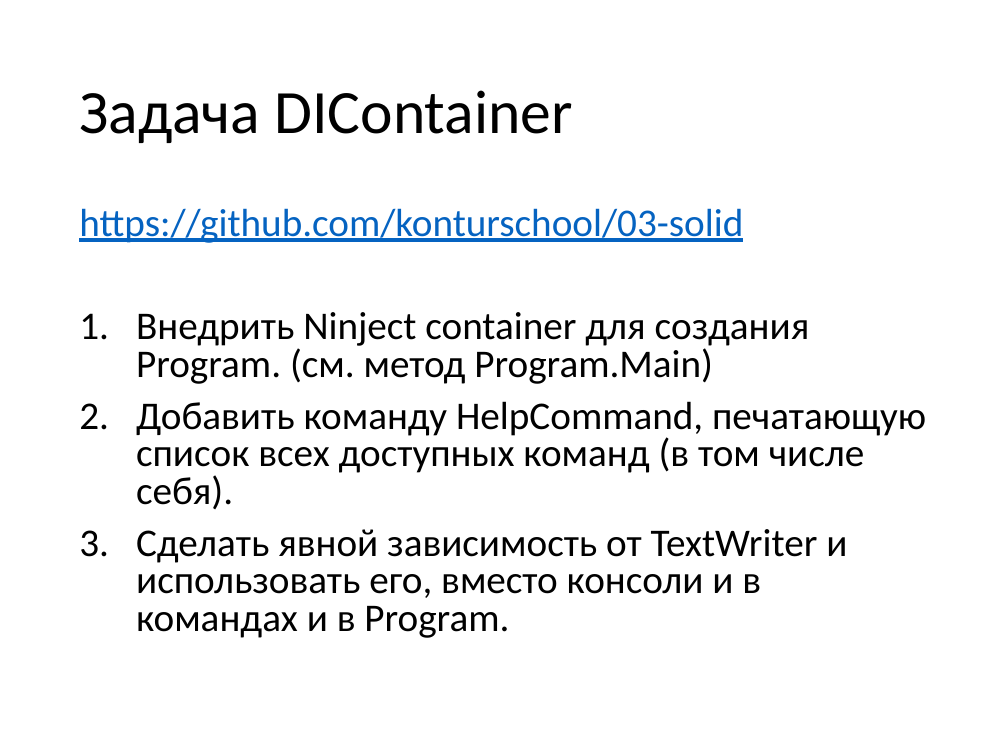
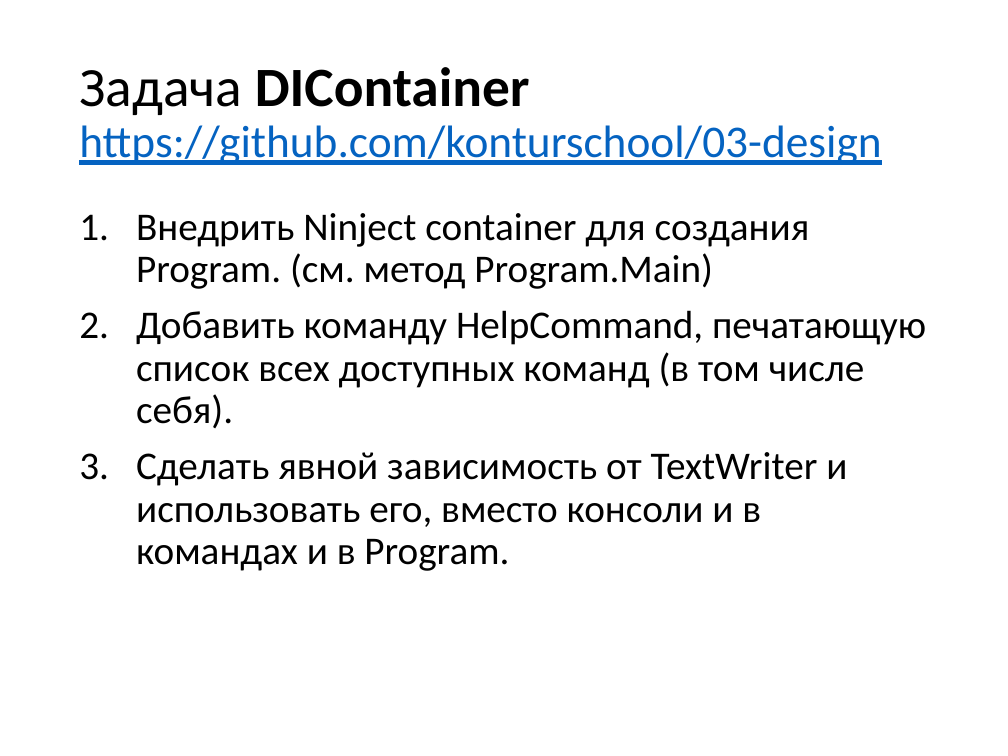
Before and after one commit to valertron/design, a slide deck: slide 82 of Design.pptx. Drawn at 1008x756 pixels with LibreOffice and Linux fonts; fonts in the diff are those of the drawing. Boxes give left, top, right and bottom in pixels: in the first picture for what was removed or moved away, otherwise in the second. Text is boxed around its words. In the diff, an @@ line names an element or a change of style, - is before the commit and + after.

Commit message:
fixes in slides

```diff
--- a/Design.pptx
+++ b/Design.pptx
@@ title at <box>79,67,881,165</box>: text changed; size 44 to 32.4 pt; text colour #000000 to #0563C1 @@
-Задача DIContainer
+Задача DIContainer
+https://github.com/konturschool/03-design
@@ text "Внедрить Ninject container для создания ..." at <box>136,213,926,571</box>: line spacing 0.8 to 0.9 @@
@@ text at <box>79,208,743,243</box>: paragraph removed @@
-https://github.com/konturschool/03-solid
```
Also in this commit, not shown: 3 other slides changed.
